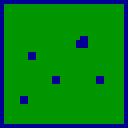
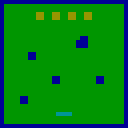
Two versions of the same layered image (128x128). Layer-by-layer changes:
painted on "Layer 1" over [36, 12, 92, 116]
